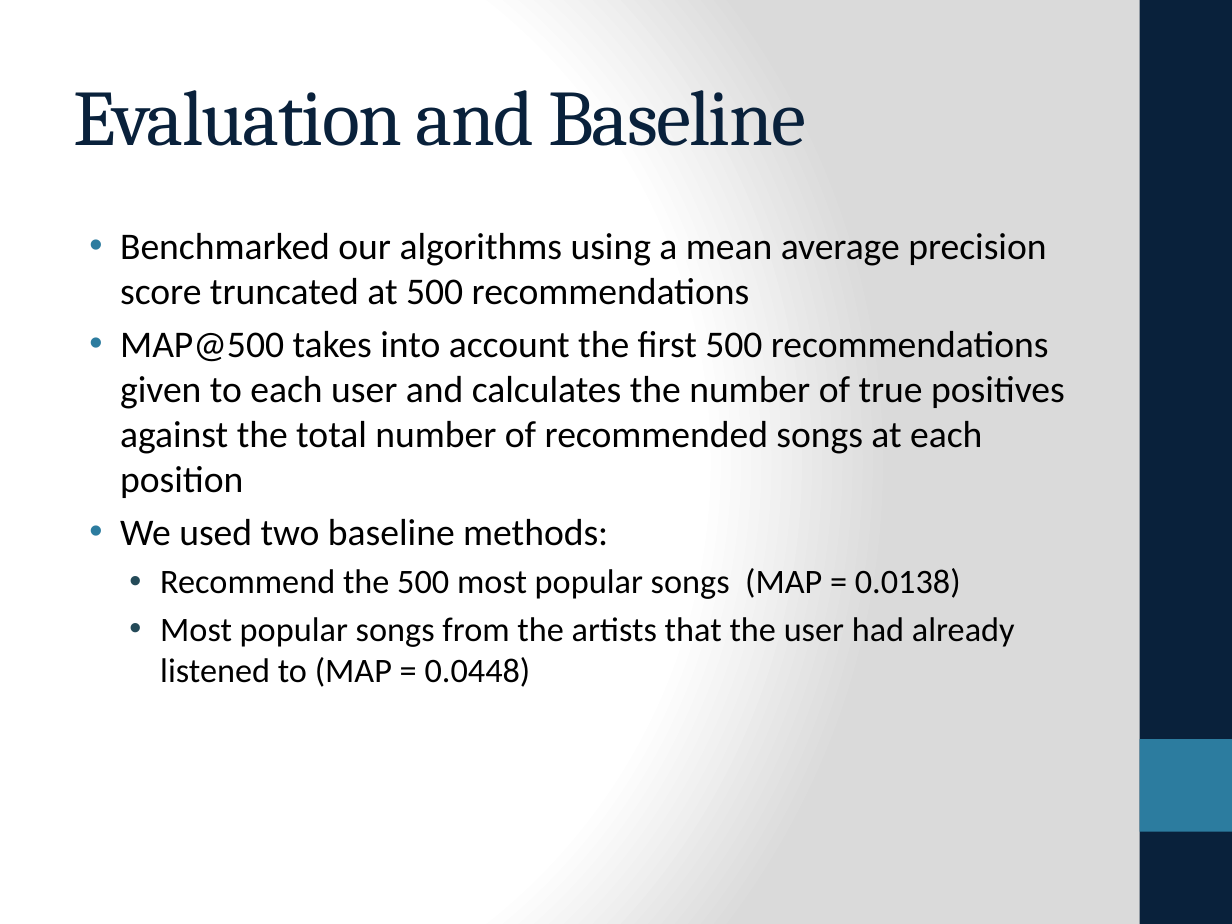
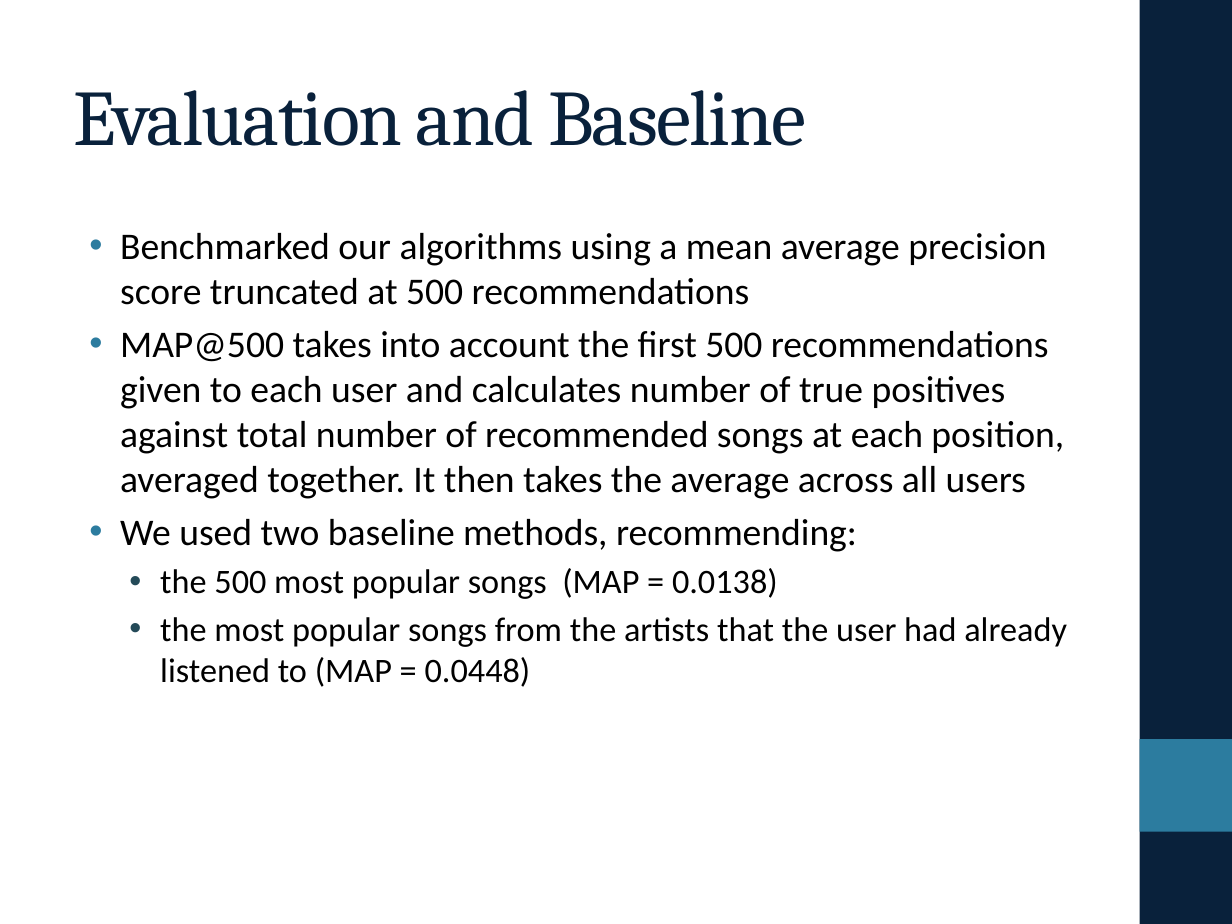
Before and after one commit to eringrand/musicanalysis, a slide deck: slide 4 of presentation/Presentation.pptx. Drawn at 1232x924 pixels with LibreOffice and Linux fonts; fonts in the diff are those of the drawing. Boxes give left, top, right and bottom in pixels: in the first picture for what was removed or moved away, otherwise in the second. Text is boxed around its words. In the diff, an @@ line names an element or a change of style, - is before the commit and + after.

```diff
--- a/presentation/Presentation.pptx
+++ b/presentation/Presentation.pptx
@@ background gradient #FFFFFF to #DADADA to #FFFFFF @@
@@ text at (x1=120, y1=331, x2=1067, y2=687): text changed @@
-• MAP@500 takes into account the first 500 recommendations given to each user and calculates the number of true positives against the total number of recommended songs at each position
-• We used two baseline methods:
-  • Recommend the 500 most popular songs (MAP = 0.0138)
-  • Most popular songs from the artists that the user had already listened to (MAP = 0.0448)
+• MAP@500 takes into account the first 500 recommendations given to each user and calculates number of true positives against total number of recommended songs at each position, averaged together. It then takes the average across all users
+• We used two baseline methods, recommending:
+  • the 500 most popular songs (MAP = 0.0138)
+  • the most popular songs from the artists that the user had already listened to (MAP = 0.0448)
```
Also in this commit, not shown: 10 other slides changed, 1 other file.
